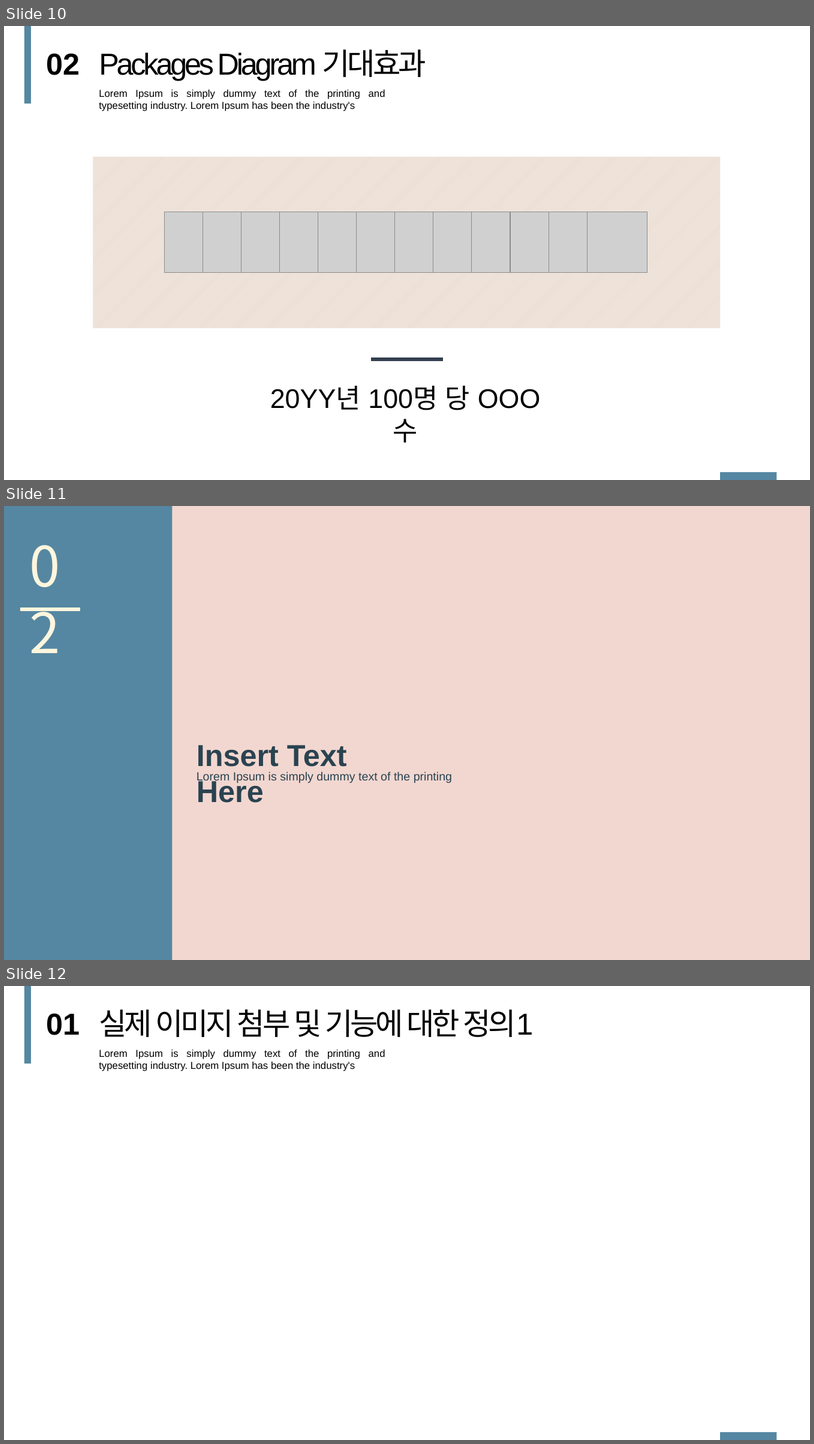
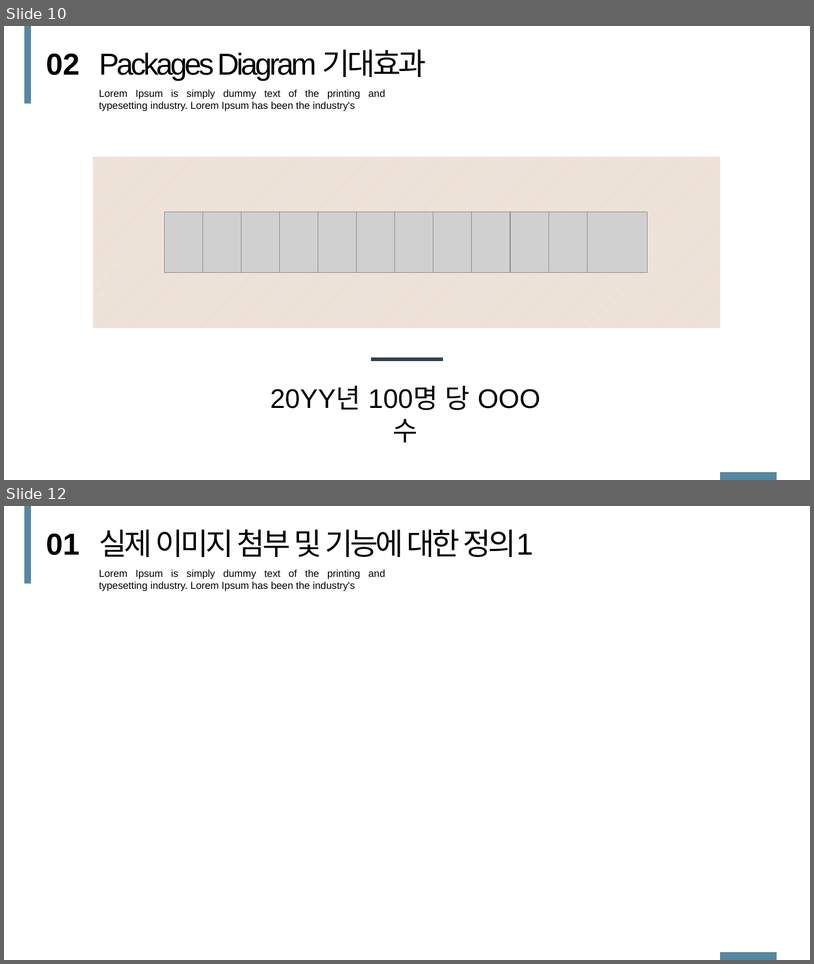
Before and after one commit to lejk8104/Project_Package_Diagram, a slide deck: Why we use UML_초안.pptx. Shown one above the other, each under a label of ours: slides 10, 11 and 12 before the commit, slides 10 and 12 after it; the slides between them are not shown. The pictures are 814x1444 and 814x964 pixels, drawn with LibreOffice and Linux fonts; fonts in the diff are those of the drawing; grey boxes stand for pictures; background and template pictures are left out. Boxes give left, top, right and bottom in pixels: in the first picture for what was removed or moved away, otherwise in the second. Text is boxed around its words. In the diff, an @@ line names an element or a change of style, - is before the commit and + after.

Commit message:
Insert for UML PPT

```diff
--- a/Why we use UML_초안.pptx
+++ b/Why we use UML_초안.pptx
@@ slide 11 removed at box(4, 506, 810, 960), background picture (left out) @@
@@ rectangle removed at box(4, 506, 810, 960) @@
@@ rectangle removed at box(4, 506, 172, 960) @@
@@ text removed at box(24, 528, 87, 601) @@
-02
@@ line removed from (20, 609) to (80, 609) @@
@@ text removed at box(197, 745, 347, 802) @@
-Insert Text Here
@@ text removed at box(197, 771, 452, 783) @@
-Lorem Ipsum is simply dummy text of the printing
```
Also in this commit, not shown: 3 slides changed, 3 slides added, 2 other slides removed.
